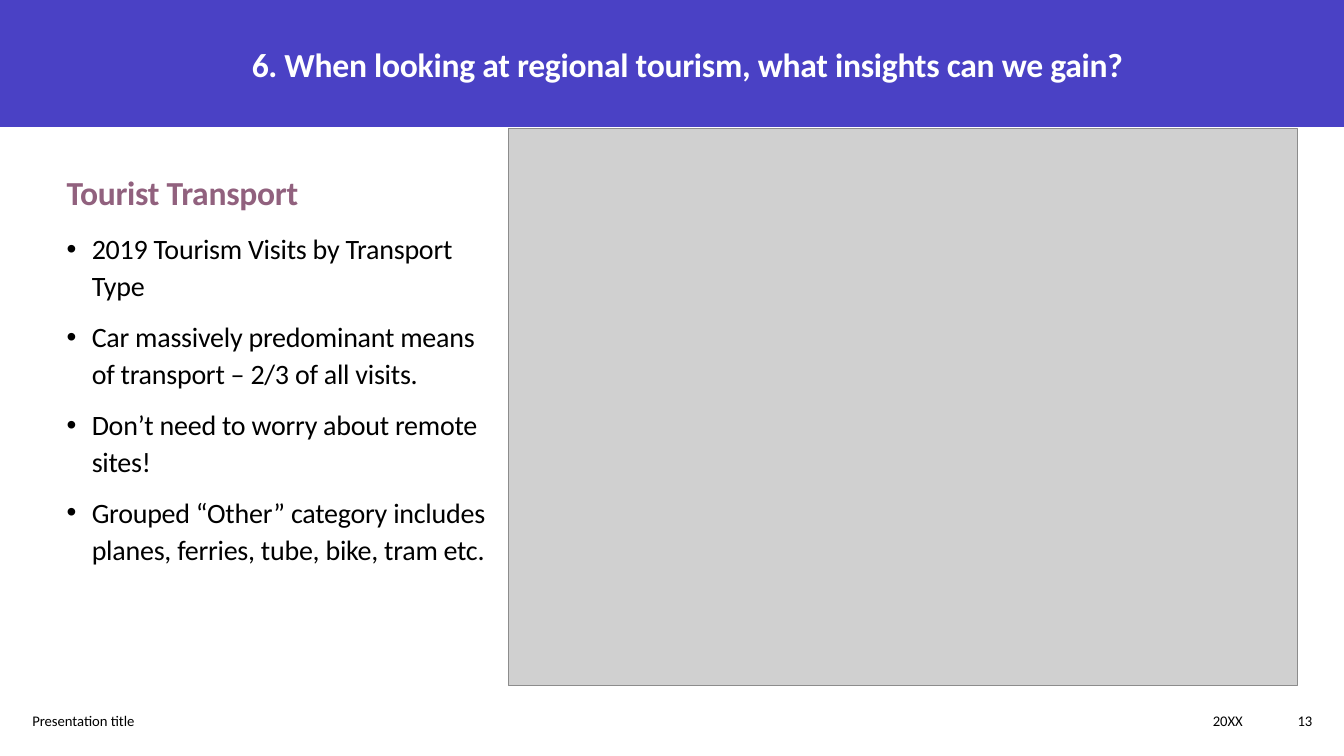
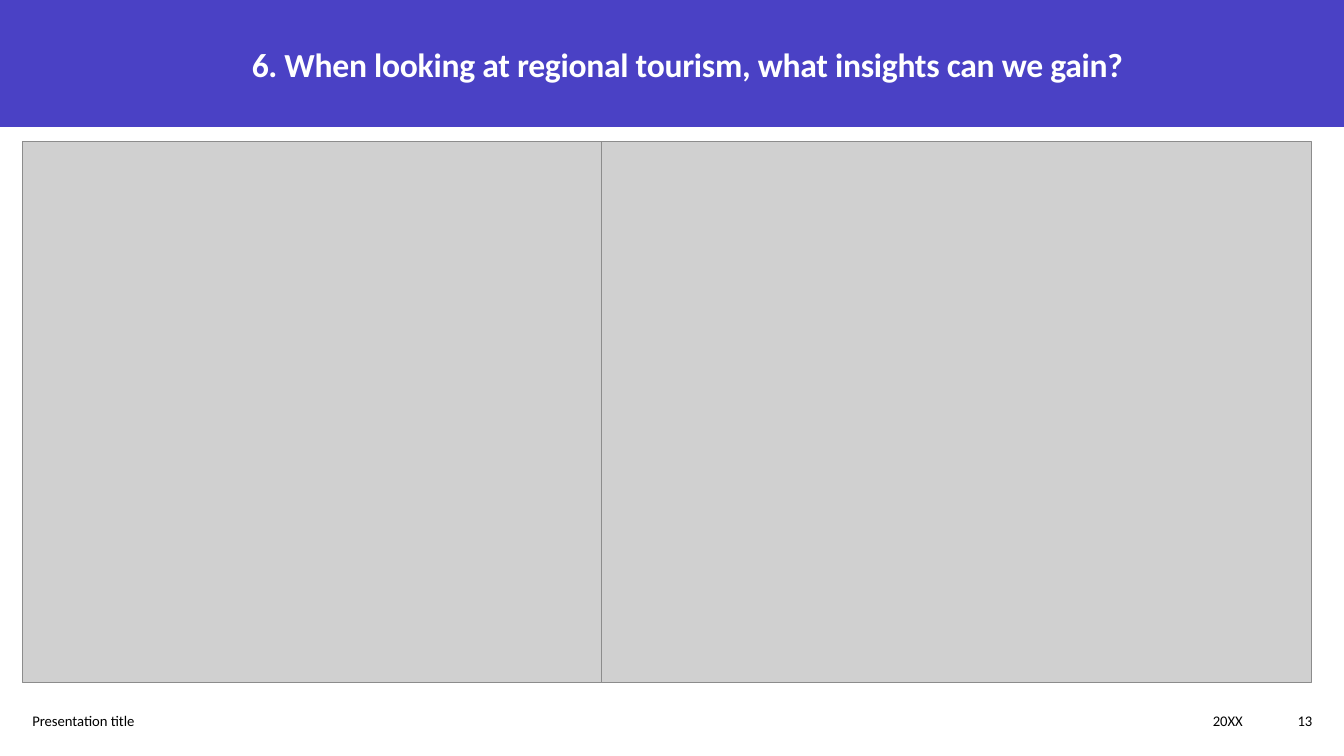
Before and after one commit to neilplenderleith/final_project_visit_scotland, a slide deck: slide 13 of Presentation/final_project_presentation.pptx. Drawn at 1344x756 pixels with LibreOffice and Linux fonts; fonts in the diff are those of the drawing; grey boxes stand for pictures. Boxes give left, top, right and bottom in pixels: in the first picture for what was removed or moved away, otherwise in the second. Text is boxed around its words. In the diff, an @@ line names an element or a change of style, - is before the commit and + after.

```diff
--- a/Presentation/final_project_presentation.pptx
+++ b/Presentation/final_project_presentation.pptx
@@ picture added at [22,142,738,684] @@
@@ picture: place and size @@
-picture at [508,129,1298,686]
+picture at [602,142,1312,684]
@@ text removed at [67,181,299,211] @@
-Tourist Transport
@@ text removed at [92,239,485,565] @@
-• 2019 Tourism Visits by Transport Type
-• Car massively predominant means of transport – 2/3 of all visits.
-• Don’t need to worry about remote sites!
-• Grouped “Other” category includes planes, ferries, tube, bike, tram etc.
```
Also in this commit, not shown: 2 other slides changed, 2 slides added, 2 other files.
